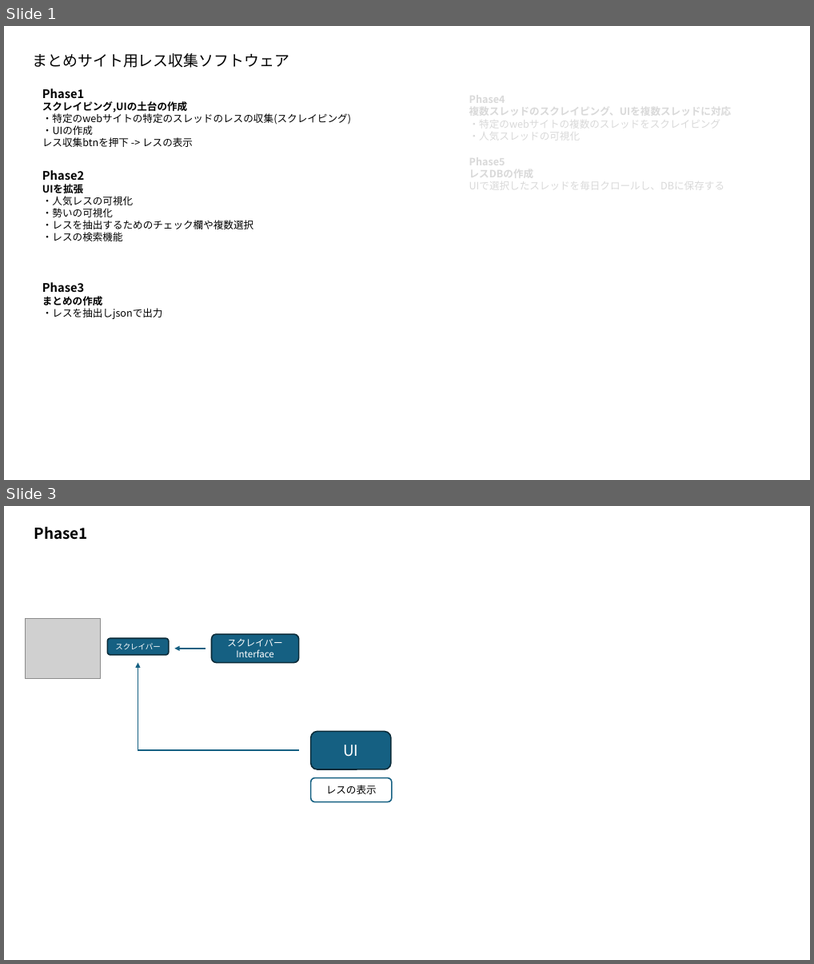
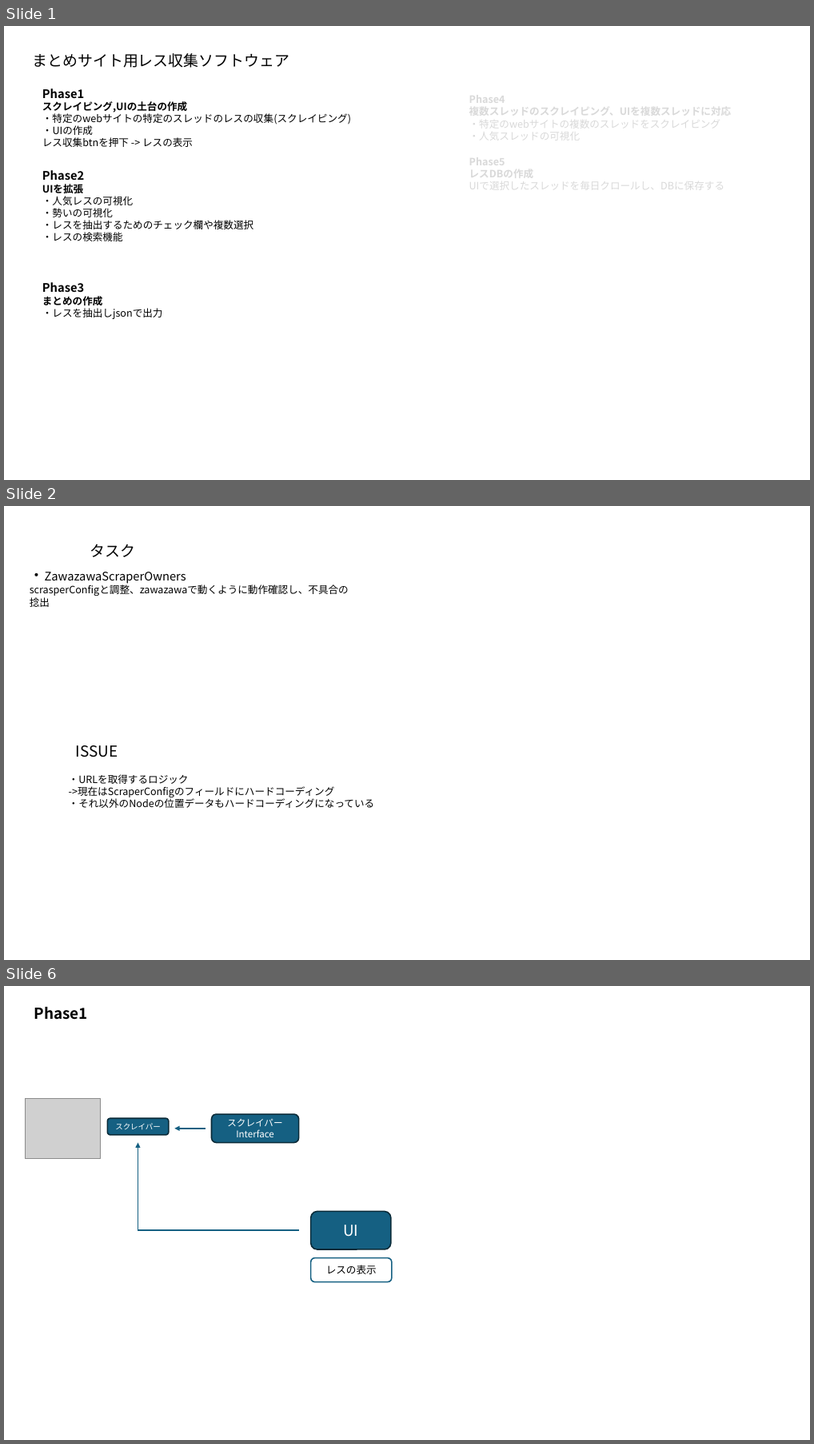
Before and after one commit to miyas02/matome_phase1, a slide deck: まとめサイト管理ソフトウェア要件定義.pptx. Shown one above the other, each under a label of ours: slides 1 and 3 before the commit, slides 1, 2 and 6 after it; the slides between them are not shown. The pictures are 814x964 and 814x1444 pixels, drawn with LibreOffice and Linux fonts; fonts in the diff are those of the drawing; grey boxes stand for pictures. Boxes give left, top, right and bottom in pixels: in the first picture for what was removed or moved away, otherwise in the second. Text is boxed around its words. In the diff, an @@ line names an element or a change of style, - is before the commit and + after.

Commit message:
AbstractScraperConfig,ZawazawaScraperConfig作成

```diff
--- a/まとめサイト管理ソフトウェア要件定義.pptx
+++ b/まとめサイト管理ソフトウェア要件定義.pptx
@@ slide 2 added at box(4, 506, 810, 960), background #FFFFFF @@
@@ text added at box(90, 544, 136, 557), 18 pt, text #000000 @@
+タスク
@@ text added at box(30, 572, 349, 607), 12 pt, text #000000 @@
+・ZawazawaScraperOwners
+scrasperConfigと調整、zawazawaで動くように動作確認し、不具合の捻出
@@ text added at box(76, 745, 118, 757), 18 pt, text #000000 @@
+ISSUE
@@ text added at box(69, 774, 375, 808), 12 pt, text #000000 @@
+・URLを取得するロジック
+->現在はScraperConfigのフィールドにハードコーディング
+・それ以外のNodeの位置データもハードコーディングになっている
@@ what was slide 3 is now slide 6 @@
```
Also in this commit, not shown: 1 slide changed, 2 other slides added, 6 other files.
